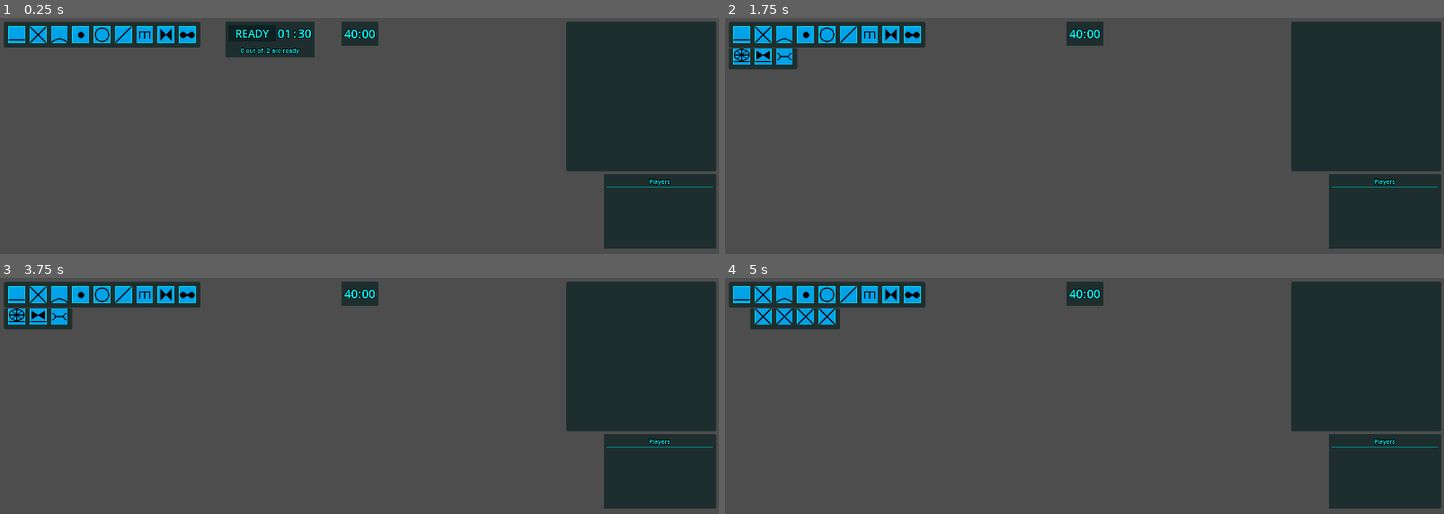
Above: before the commit, frames 1-4 (two rows, left to right).
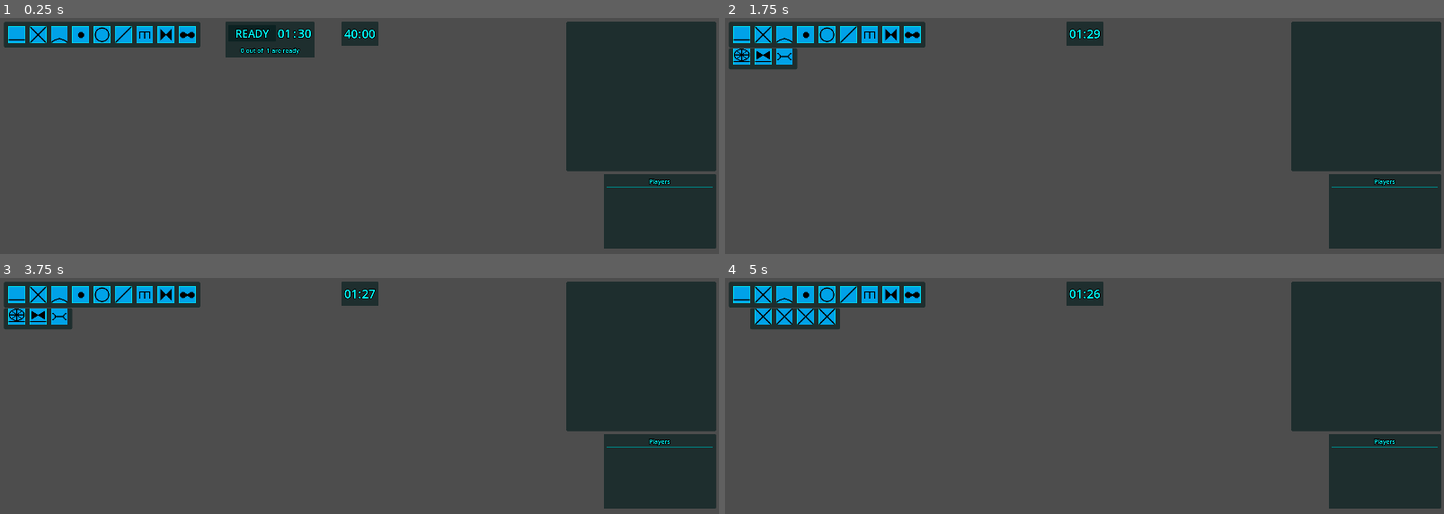
Above: after the commit, the same moments.

Repository: fsblab/wargameSimLite
Game: Godot game, scene res://scenes/camera.tscn
Two runs of this game, one before a commit and one after it. Both use one fixed random seed, a clock stepped at 60 frames per second and the inputs below. This scene is started directly instead of the project's main scene.
Inputs (mouse positions are in pixels of both pictures, inside the frame that each line leads up to):
- Up to frame 1 (0.25 s): no input
- Up to frame 2 (1.75 s): click "READY" at 0.5 s; click (739, 34) at 1.25 s
- Up to frame 3 (3.75 s): click (14, 315) at 2 s; click (35, 315) at 2.75 s; click (57, 315) at 3.5 s
- Up to frame 4 (5 s): click (760, 294) at 4.25 s

The runs differ from the first frame. In frame 1, less than 0.1% of the frame differs, in the area x 37-38%, y 12-16%; in frame 2, 0.1%; in frame 3, 0.1%, in the area x 47-53%, y 4-9%; in frame 4, 0.1%.
Error before the commit: Invalid access to property or key 'totalClients' on a base object of type 'Dictionary'. (res://src/UI/UIScript.gd:63)
Error after the commit: Invalid access to property or key 'matchTime' on a base object of type 'Dictionary'. (res://src/UI/UIScript.gd:90)

Commit message:
fixed display of NONE and PLAYERPLACEHOLDER as players in UI

Diff:
--- a/src/UI/UIScript.gd
+++ b/src/UI/UIScript.gd
@@ -34,7 +34,6 @@
 @onready var disconnectedIcon: Texture2D = ResourceLoader.load("res://assets/sprites/connection/disconnected.png", "Texture2D")
 
 var readyPlayers: int = 0
-var totalPlayers: int
 
 var unitGroups: Dictionary
 var minutes: int
@@ -60,8 +59,6 @@
 	if len(multiplayer.get_peers()):
 		await SignalBusScript._playerListReceived
 
-	totalPlayers = GameMetaDataScript.lobby.totalClients
-
 	setupPlayerList()
 	setupMatchTime()
 	setupCountdown()
@@ -102,7 +99,7 @@
 	seconds = 30
 
 	readyPlayersLabel.text = "0"
-	totalPlayersLabel.text = str(totalPlayers)
+	totalPlayersLabel.text = str(len(multiplayer.get_peers()) + 1)
 
 
 func updateCountdown() -> void:
@@ -121,7 +118,7 @@
 
 
 func countdownTriggered() -> void:
-	if readyPlayers == totalPlayers and multiplayer.is_server() and GameMetaDataScript.currentBattlePhase == GameMetaDataScript.battlePhase.UNITPLACEMENT:
+	if readyPlayers == len(multiplayer.get_peers()) + 1 and multiplayer.is_server() and GameMetaDataScript.currentBattlePhase == GameMetaDataScript.battlePhase.UNITPLACEMENT:
 		rpc("_startBattle")
 
 	if seconds == 0:
@@ -179,7 +176,8 @@
 
 
 func setupPlayerList() -> void:
-	var clients: Array = StdScript.map(GameMetaDataScript.connectedClients.values(), func(client): return {"Faction": client.Faction, "PlayerName": client.PlayerName, "Team": client.Team, "uid": client.uid})
+	var _clients: Array = StdScript.map(GameMetaDataScript.connectedClients.values(), func(client): return {"Faction": client.Faction, "PlayerName": client.PlayerName, "Team": client.Team, "uid": client.uid})
+	var clients: Array = StdScript.filter(_clients, func(client): if client.uid == 1 or client.uid >= 40000 or client.uid in range(20000, 30000): return client)
 	GameMetaDataScript.connectedClients.clear()
 
 	for player in clients:
--- a/src/menu/MapSettingsScript.gd
+++ b/src/menu/MapSettingsScript.gd
@@ -23,8 +23,15 @@
 func updateMaxPlayers(num: float) -> void:
 	while GameMetaDataScript.lobby.maxClients != num and multiplayer.is_server():
 		if num < GameMetaDataScript.lobby.maxClients:
-			var filtered = StdScript.filter(GameMetaDataScript.connectedClients.keys(), func(x): if x < 50000 and x > 1: return x)
+			#prioritize removing NONE clients
+			var filtered = StdScript.filter(GameMetaDataScript.connectedClients.keys(), func(x): if x < 20000 and x > 1: return x)
 			var id: int
+			#if there is no NONE client remove PLAYERPLACEHOLDER instead
+			if not filtered:
+				filtered = StdScript.filter(GameMetaDataScript.connectedClients.keys(), func(x): if x < 50000 and x > 30000: return x)
+			#at last remove AI
+			if not filtered:
+				filtered = StdScript.filter(GameMetaDataScript.connectedClients.keys(), func(x): if x < 50000 and x > 1: return x)
 			if filtered:
 				id = filtered[-1]
 			else:
--- a/src/server/ServerScript.gd
+++ b/src/server/ServerScript.gd
@@ -234,6 +234,9 @@
 
 @rpc("any_peer", "call_local", "reliable")
 func _requestPlayerList() -> void:
+	for client in GameMetaDataScript.connectedClients.values():
+		if client.uid in range(10000, 40000):
+			SignalBusScript.removeClient(client.uid)
 	var clients: Dictionary =  StdScript.dmap(GameMetaDataScript.connectedClients, func(client): return {"Faction": client.Faction, "PlayerName": client.PlayerName, "Team": client.Team, "uid": client.uid})
 	rpc("_sendPlayerList", clients)
 
